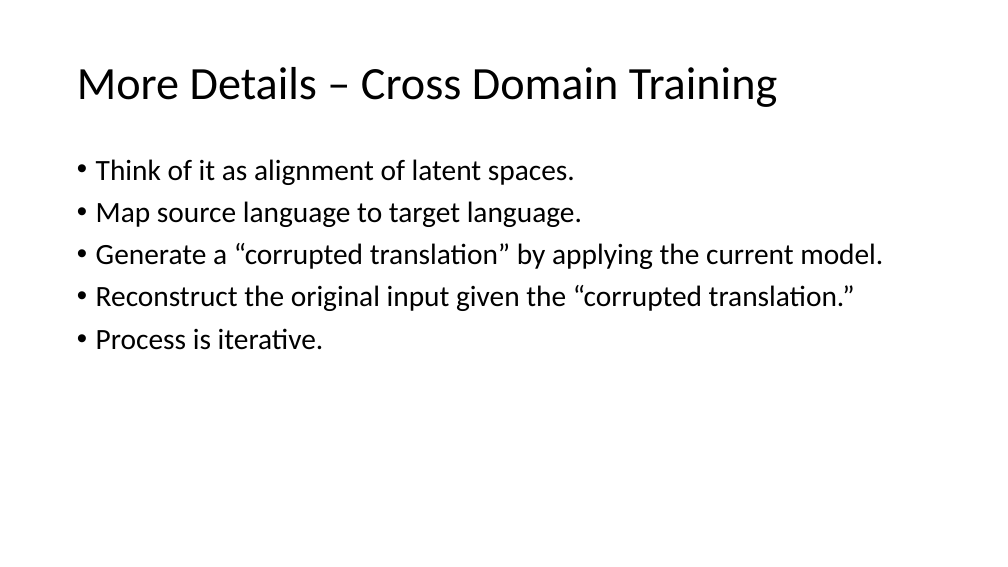
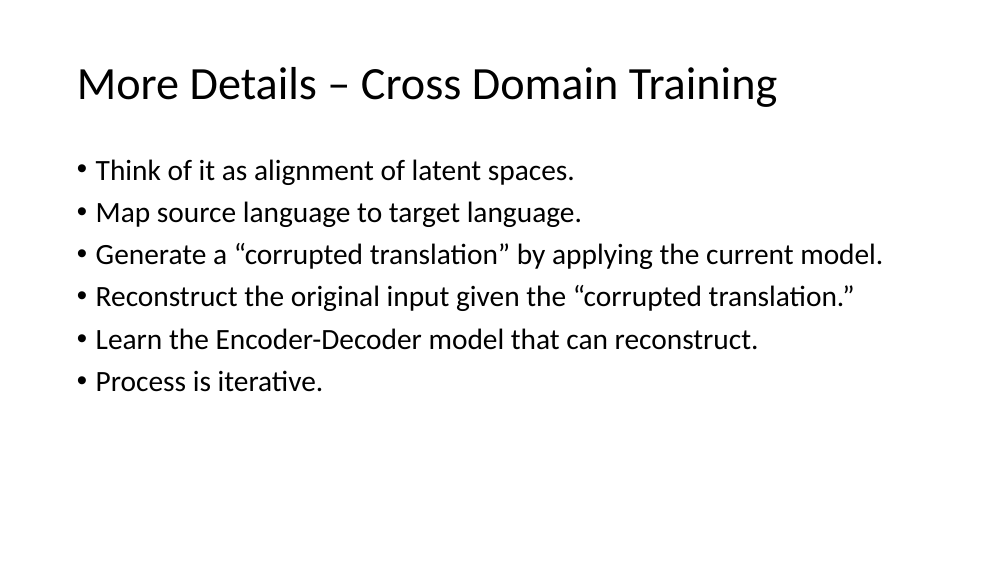
Before and after one commit to kensekense/unige, a slide deck: slide 8 of research_design/assignment1/Presentation_Ning_Tien-Tso.pptx. Drawn at 1008x567 pixels with LibreOffice and Linux fonts; fonts in the diff are those of the drawing. Boxes give left, top, right and bottom in pixels: in the first picture for what was removed or moved away, otherwise in the second. Text is boxed around its words. In the diff, an @@ line names an element or a change of style, - is before the commit and + after.

```diff
--- a/research_design/assignment1/Presentation_Ning_Tien-Tso.pptx
+++ b/research_design/assignment1/Presentation_Ning_Tien-Tso.pptx
@@ text at (96, 328, 759, 350): paragraph added @@
+• Learn the Encoder-Decoder model that can reconstruct.
```
Also in this commit, not shown: 2 other files.
